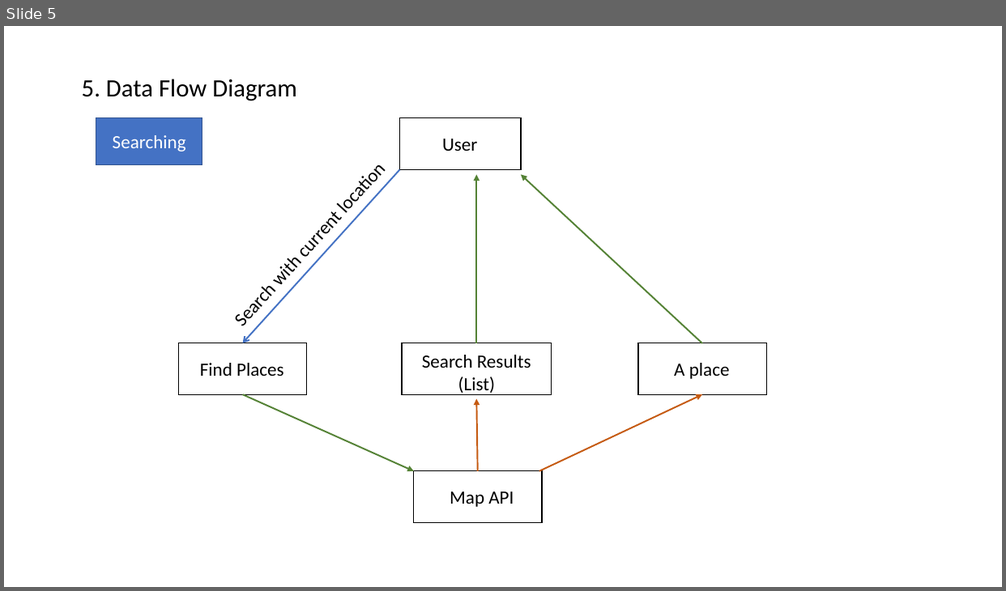
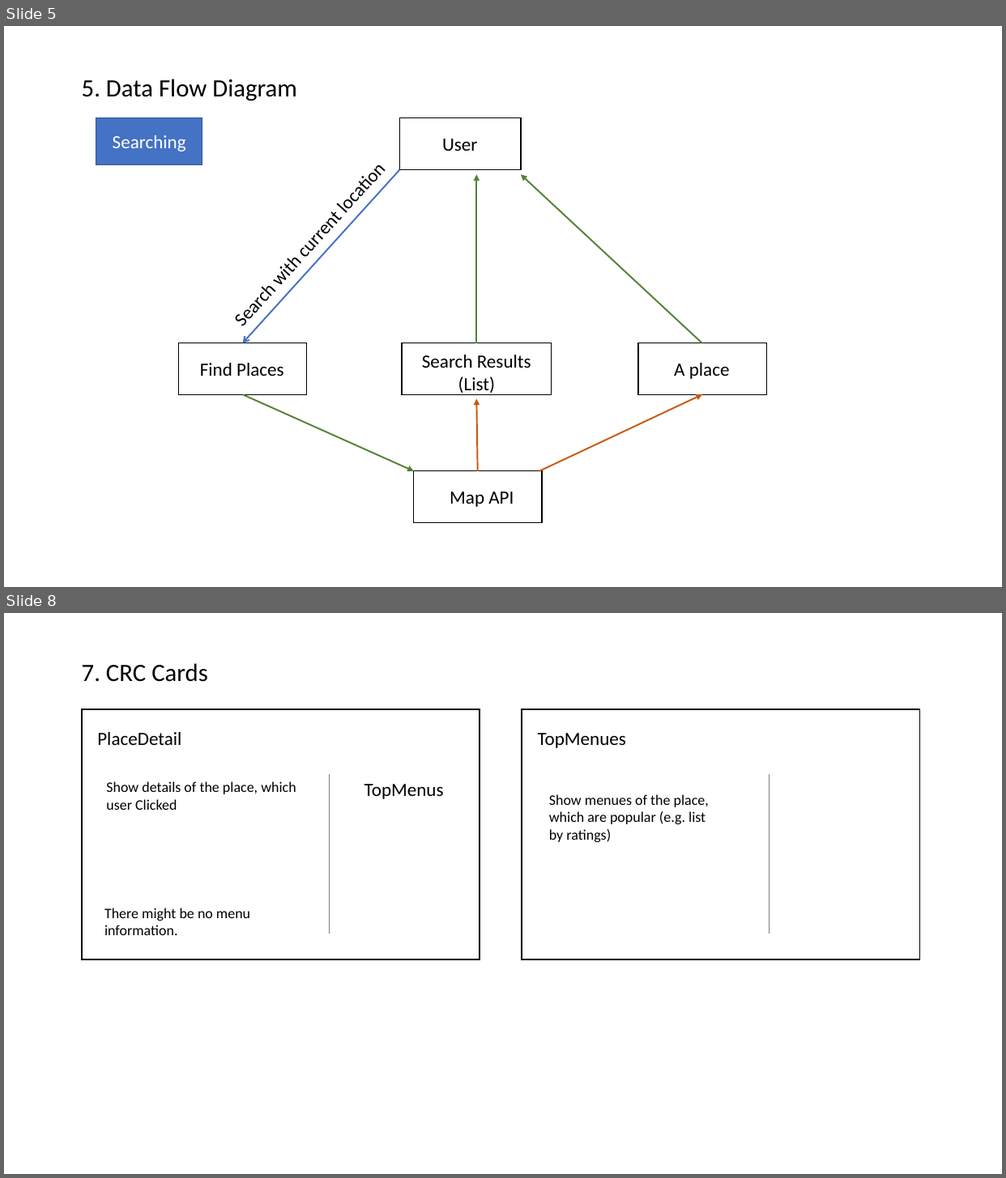
Before and after one commit to brianj-kim/ENSE-374-Project, a slide deck: Milestone#2 Reportouts/UMLDiagrams.pptx. Shown one above the other, each under a label of ours: slide 5 before the commit, slides 5 and 8 after it; the slides between them are not shown. The pictures are 1006x591 and 1006x1178 pixels, drawn with LibreOffice and Linux fonts; fonts in the diff are those of the drawing. Boxes give left, top, right and bottom in pixels: in the first picture for what was removed or moved away, otherwise in the second. Text is boxed around its words. In the diff, an @@ line names an element or a change of style, - is before the commit and + after.

```diff
--- a/Milestone#2 Reportouts/UMLDiagrams.pptx
+++ b/Milestone#2 Reportouts/UMLDiagrams.pptx
@@ slide 8 added at [4,613,1002,1174], background #FFFFFF @@
@@ text added at [82,663,208,682], 24 pt, text #000000 @@
+7. CRC Cards
@@ rectangle added at [81,709,479,960], outline #000000 1.5 pt @@
@@ rectangle added at [522,709,919,960], outline #000000 1.5 pt @@
@@ text added at [97,732,181,745], 18 pt, text #000000 @@
+PlaceDetail
@@ text added at [538,733,626,748], 18 pt, text #000000 @@
+TopMenues
@@ text added at [106,781,296,810], 14 pt, text #000000 @@
+Show details of the place, which user Clicked
@@ line added from (329, 774) to (329, 934), #808080 1 pt @@
@@ line added from (769, 774) to (769, 934), #808080 1 pt @@
@@ text added at [364,784,444,799], 18 pt, text #000000 @@
+TopMenus
@@ text added at [549,794,709,842], 14 pt, text #000000 @@
+Show menues of the place, which are popular (e.g. list by ratings)
@@ text added at [104,908,250,935], 14 pt, text #000000 @@
+There might be no menu information.
```
Also in this commit, not shown: 1 slide changed, 1 other slide added.
